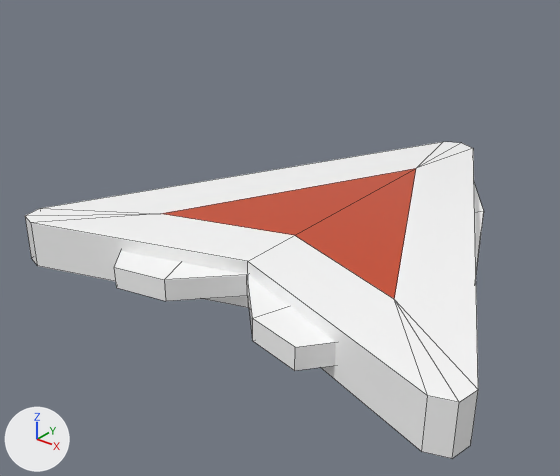
The FBX model Assets/ART/Meshes/Chara/Player/SK_Player_Tail_End.fbx, before and after one commit.
Rendered twice from a 50 mm camera at (0.181, 0.511, 0.154) aimed at (-0.034, 0.78, -0.013). Lighting does not change. The marker at lower left points along +X, +Y and +Z. The picture after the commit comes second. Mesh edges are drawn as thin lines. Where no turn or scale is listed for an object, it has been applied to the vertices.

Script lines for the objects in view, before the commit:
```python
me_mesh = bpy.data.meshes.new('Mesh')
me_mesh.from_pydata(...)  # 42 vertices, 40 faces; spans x -0.074..0.074, y 0.688..0.906, z -0.005..0.005
me_mesh.materials.append(mat_material__127)  # white #ffffff
me_mesh_001 = bpy.data.meshes.new('Mesh.001')
me_mesh_001.from_pydata(...)  # 24 vertices, 26 faces; spans x -0.109..0.109, y 0.685..0.902, z -0.011..0.011
# faces by material slot: [24, 2]
me_mesh_001.materials.append(mat_material__113)  # white #ffffff
me_mesh_001.materials.append(mat_material__114)  # orange #cd4b27
ob_sm_tail_01 = bpy.data.objects.new('SM_Tail_01', me_mesh)
ob_sm_tail_01.location = (0.0, 0.0, 0.0)
ob_sm_tail_02 = bpy.data.objects.new('SM_Tail_02', me_mesh_001)
ob_sm_tail_02.location = (0.0, 0.0, 0.0)
```
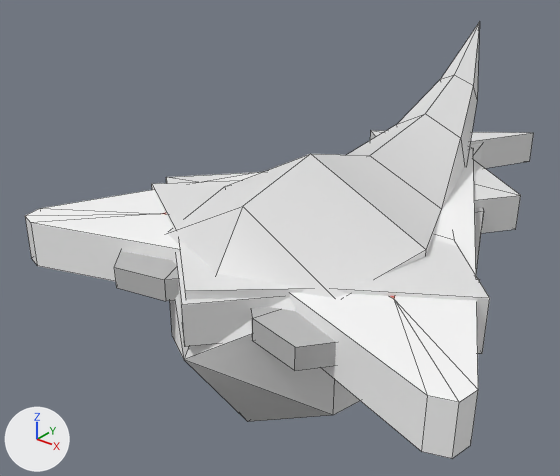
Commit message: plus de custom tail

Location of each change, (x1, y1, x2, y2) in pixels of the pictures (560 x 476 px):
'SM_Tail_05', added: after (167, 22, 480, 422)
'SM_Tail_04', added: after (152, 144, 490, 354)
'SM_Tail_01', recoloured: (115, 207, 484, 371) in both
'SM_Tail_03', added: after (166, 130, 534, 346)

What changed in the scene script:
```text
Add mat_pm3d_sphere3d1:
    mat_pm3d_sphere3d1 = principled_material('PM3D_Sphere3D1')
    mat_pm3d_sphere3d1.base_color = (0.5, 0.5, 0.5)  # grey #bcbcbc
    mat_pm3d_sphere3d1.roughness = 1.0
Change me_mesh:
    where me_mesh.from_pydata(...)  # 42 vertices, 40 faces; spans x -0.074..0.074, y 0.688..0.906, z -0.005..0.005
    remove me_mesh.materials.append(mat_material__127)  # white #ffffff
    add me_mesh.materials.append(mat_pm3d_sphere3d1)  # grey #bcbcbc
Add me_mesh_002:
    me_mesh_002.from_pydata(...)  # 18 vertices, 17 faces; spans x -0.095..0.078, y 0.679..0.951, z -0.009..0.009
Add me_mesh_003:
    me_mesh_003.from_pydata(...)  # 28 vertices, 22 faces; spans x -0.089..0.089, y 0.683..0.94, z -0.013..0.013
Add me_mesh_004:
    me_mesh_004.from_pydata(...)  # 32 vertices, 36 faces; spans x -0.054..0.054, y 0.68..0.908, z -0.077..0.077
Add ob_sm_tail_03:
    ob_sm_tail_03 = bpy.data.objects.new('SM_Tail_03', me_mesh_002)
    ob_sm_tail_03.location = (0.0, 0.0, 0.0)
Add ob_sm_tail_04:
    ob_sm_tail_04 = bpy.data.objects.new('SM_Tail_04', me_mesh_003)
    ob_sm_tail_04.location = (0.0, 0.0, 0.0)
Add ob_sm_tail_05:
    ob_sm_tail_05 = bpy.data.objects.new('SM_Tail_05', me_mesh_004)
    ob_sm_tail_05.location = (0.0, 0.0, 0.0)
```
